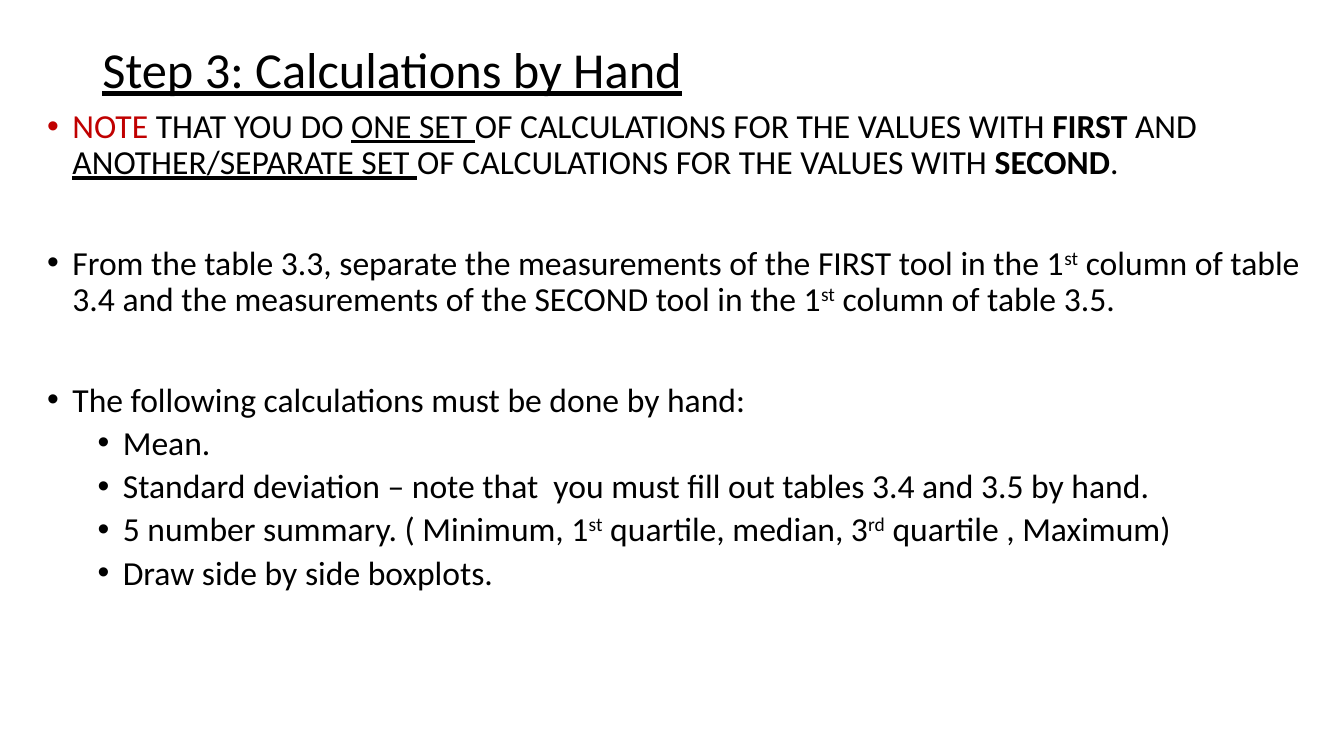
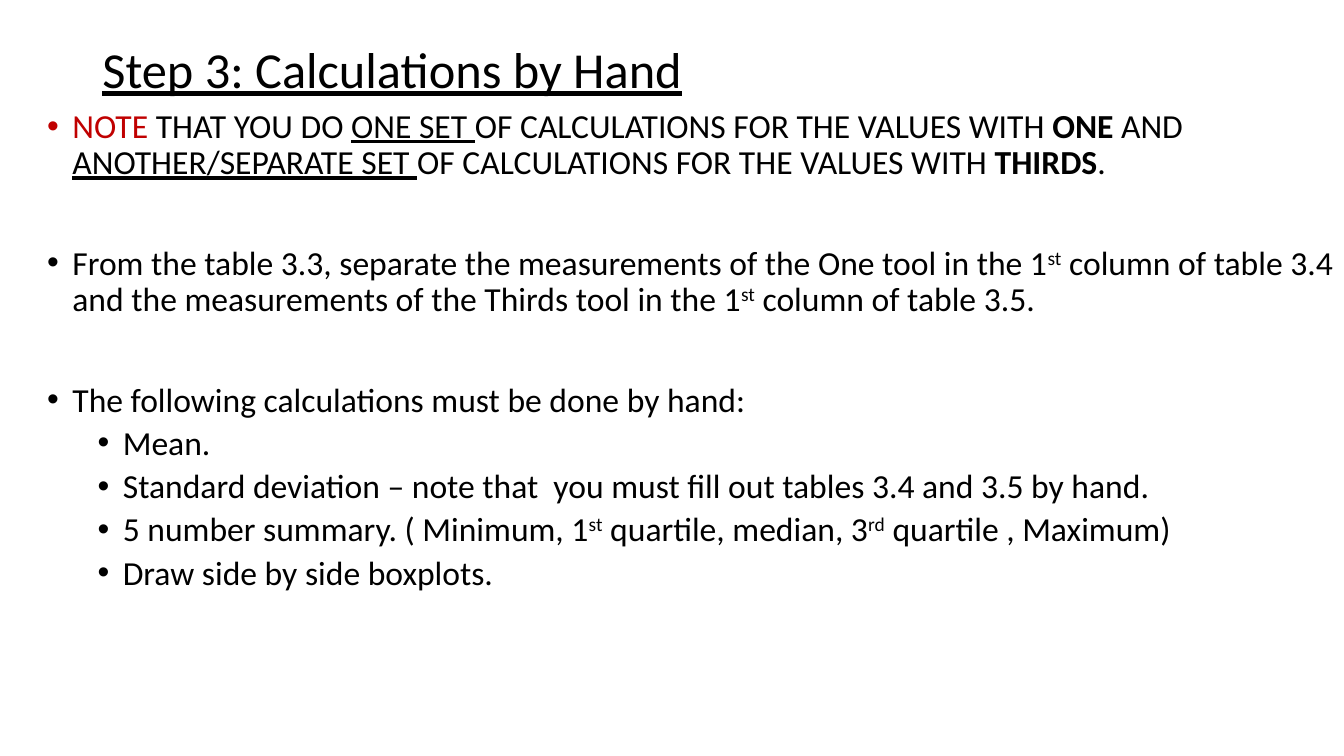
Before and after one commit to Shanlearning/Stat-201-teaching, a slide deck: slide 6 of Lab3/Lab 3.pptx. Drawn at 1344x756 pixels with LibreOffice and Linux fonts; fonts in the diff are those of the drawing. Boxes give left, top, right and bottom in pixels: in the first picture for what was removed or moved away, otherwise in the second. Text is boxed around its words. In the diff, an @@ line names an element or a change of style, - is before the commit and + after.

```diff
--- a/Lab3/Lab 3.pptx
+++ b/Lab3/Lab 3.pptx
@@ text at (72,116,1332,312): text changed @@
-• NOTE THAT YOU DO ONE SET OF CALCULATIONS FOR THE VALUES WITH FIRST AND ANOTHER/SEPARATE SET OF CALCULATIONS FOR THE VALUES WITH SECOND.
-• From the table 3.3, separate the measurements of the FIRST tool in the 1st column of table 3.4 and the measurements of the SECOND tool in the 1st column of table 3.5.
+• NOTE THAT YOU DO ONE SET OF CALCULATIONS FOR THE VALUES WITH ONE AND ANOTHER/SEPARATE SET OF CALCULATIONS FOR THE VALUES WITH THIRDS.
+• From the table 3.3, separate the measurements of the One tool in the 1st column of table 3.4 and the measurements of the Thirds tool in the 1st column of table 3.5.
```
Also in this commit, not shown: 2 other slides changed.
